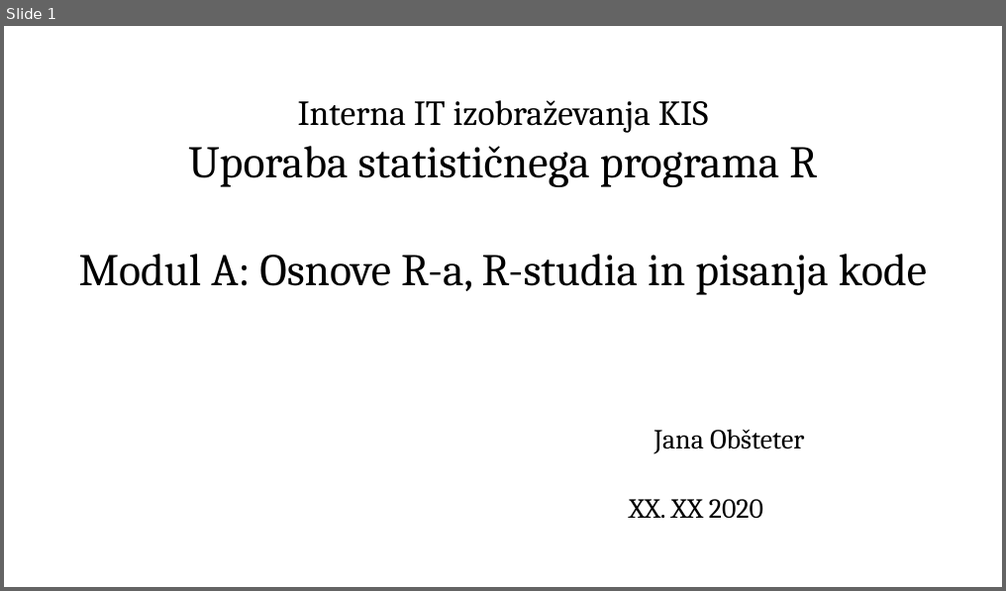
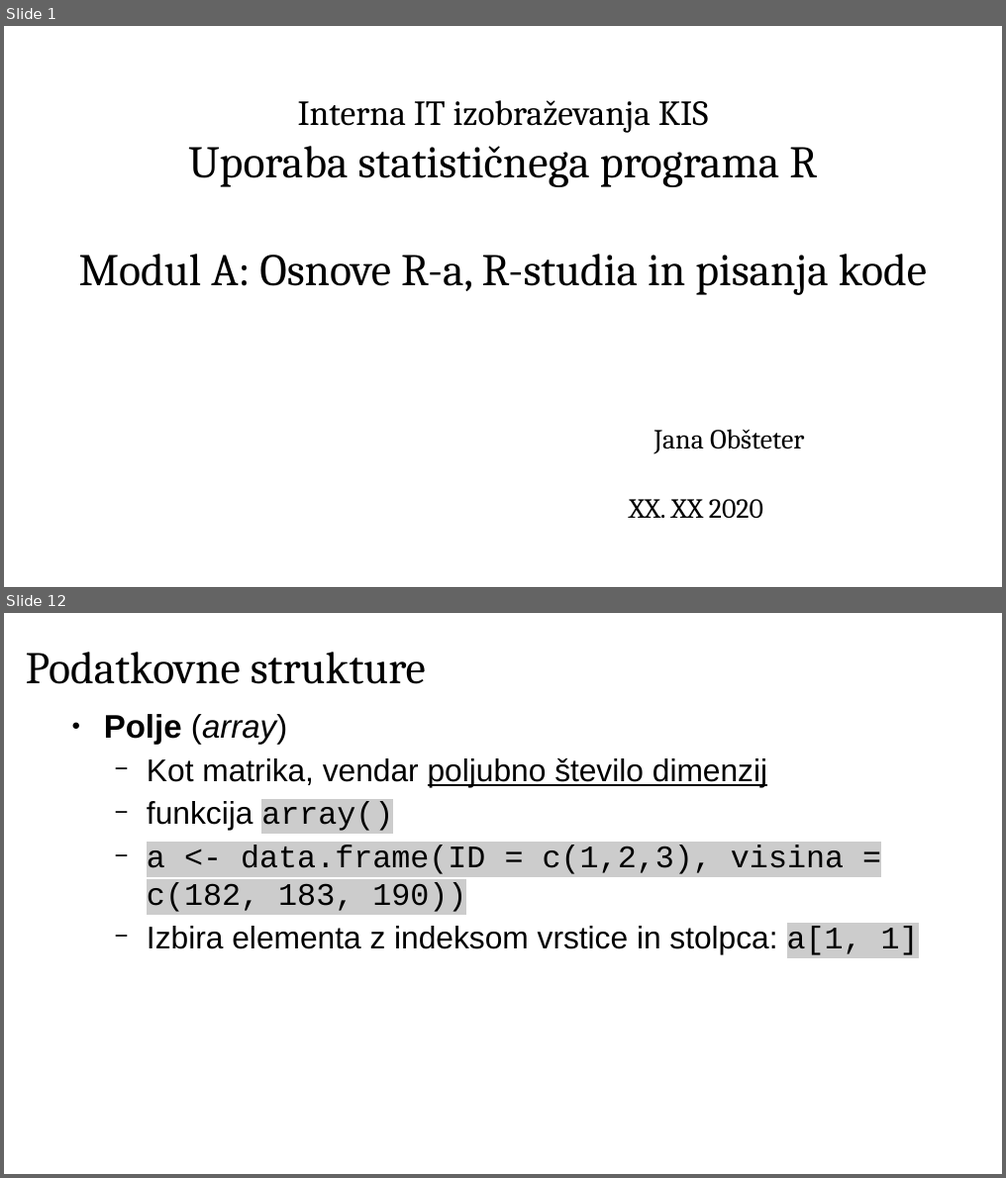
Before and after one commit to janaobsteter/Genotype_CODES, a slide deck: IT_Rtecaj.odp. Shown one above the other, each under a label of ours: slide 1 before the commit, slides 1 and 12 after it; the slides between them are not shown. The pictures are 1006x591 and 1006x1178 pixels, drawn with LibreOffice and Linux fonts; fonts in the diff are those of the drawing. Boxes give left, top, right and bottom in pixels: in the first picture for what was removed or moved away, otherwise in the second. Text is boxed around its words. In the diff, an @@ line names an element or a change of style, - is before the commit and + after.

```diff
--- a/IT_Rtecaj.odp
+++ b/IT_Rtecaj.odp
@@ slide 12 added at [4,613,1002,1174], background #FFFFFF @@
@@ title added at [26,652,426,684], 36 pt, text #000000 @@
+Podatkovne strukture
@@ text added at [104,714,919,956], 25 pt, text #000000 @@
+● Polje (array)
+  − Kot matrika, vendar poljubno število dimenzij
+  − funkcija array()
+  − a <- data.frame(ID = c(1,2,3), visina = c(182, 183, 190))
+  − Izbira elementa z indeksom vrstice in stolpca: a[1, 1]
```
Also in this commit, not shown: 4 slides changed, 11 other slides added, 1 slide removed, 2 other files.
